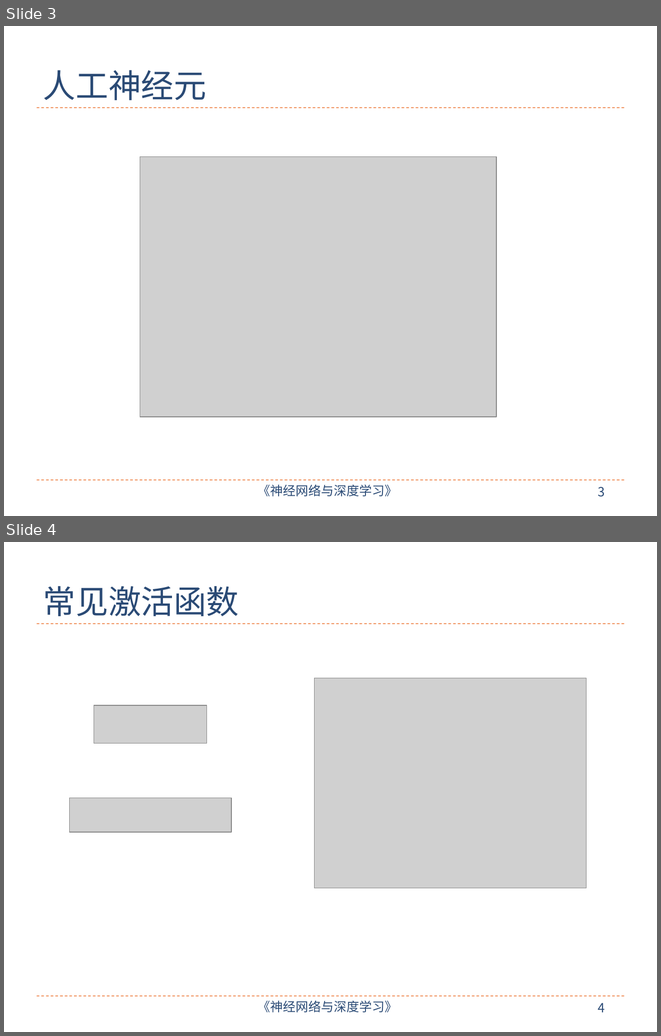
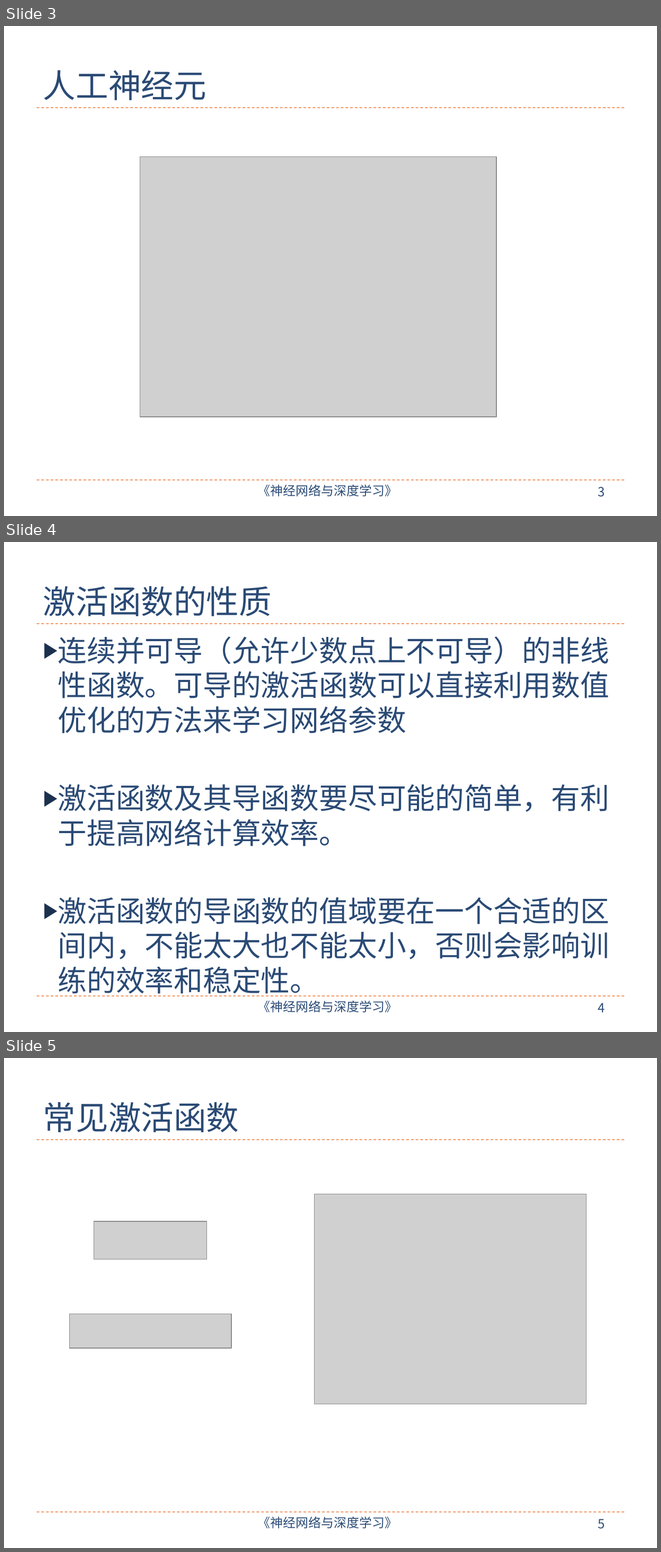
Before and after one commit to nndl/nndl.github.io, a slide deck: ppt/chap-前馈神经网络.pptx. Shown one above the other, each under a label of ours: slides 3 and 4 before the commit, slides 3, 4 and 5 after it. The pictures are 661x1036 and 661x1552 pixels, drawn with LibreOffice and Linux fonts; fonts in the diff are those of the drawing; grey boxes stand for pictures. Boxes give left, top, right and bottom in pixels: in the first picture for what was removed or moved away, otherwise in the second. Text is boxed around its words. In the diff, an @@ line names an element or a change of style, - is before the commit and + after.

```diff
--- a/ppt/chap-前馈神经网络.pptx
+++ b/ppt/chap-前馈神经网络.pptx
@@ slide 4 added at [4, 542, 657, 1032], background #FFFFFF; not listed: 4 template elements that a slide beside it also shows @@
@@ title added at [43, 586, 272, 616], 36 pt, text #2A4A75 @@
+激活函数的性质
@@ text added at [58, 636, 610, 996], 32 pt, text #2A4A75 @@
+▶ 连续并可导（允许少数点上不可导）的非线性函数。可导的激活函数可以直接利用数值优化的方法来学习网络参数
+▶ 激活函数及其导函数要尽可能的简单，有利于提高网络计算效率。
+▶ 激活函数的导函数的值域要在一个合适的区间内，不能太大也不能太小，否则会影响训练的效率和稳定性。
@@ what was slide 4 is now slide 5 @@
@@ page number at [598, 1519, 605, 1529]: text changed @@
-4
+5
```
Also in this commit, not shown: 1 slide changed, 2 other files.
